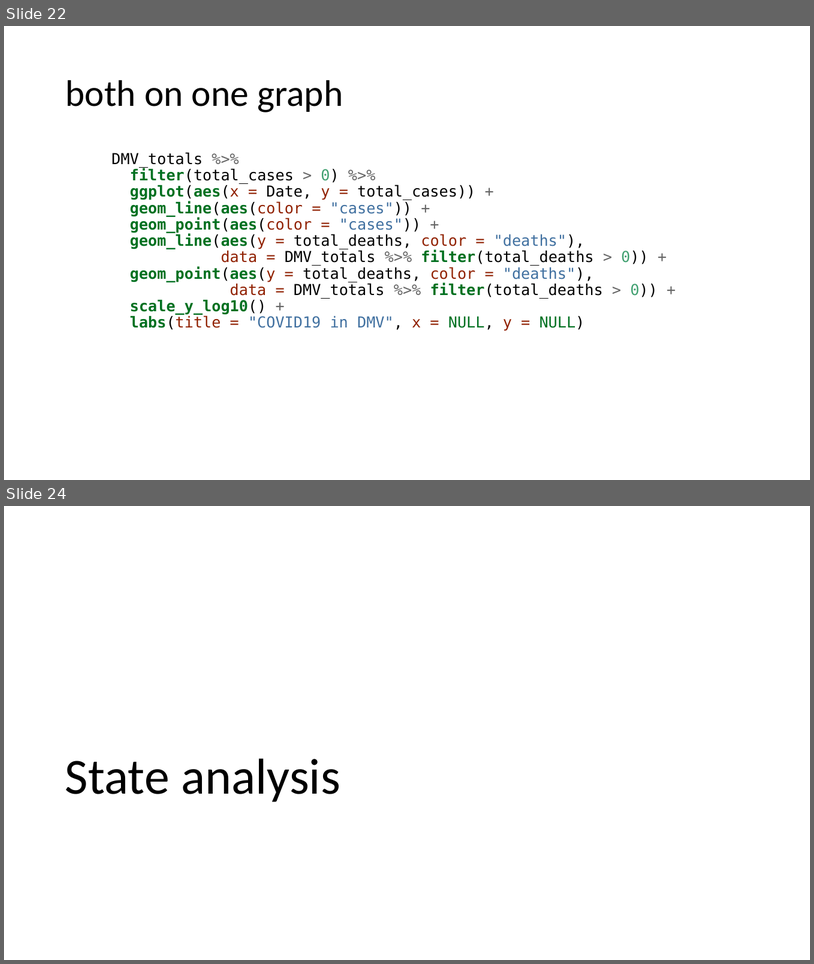
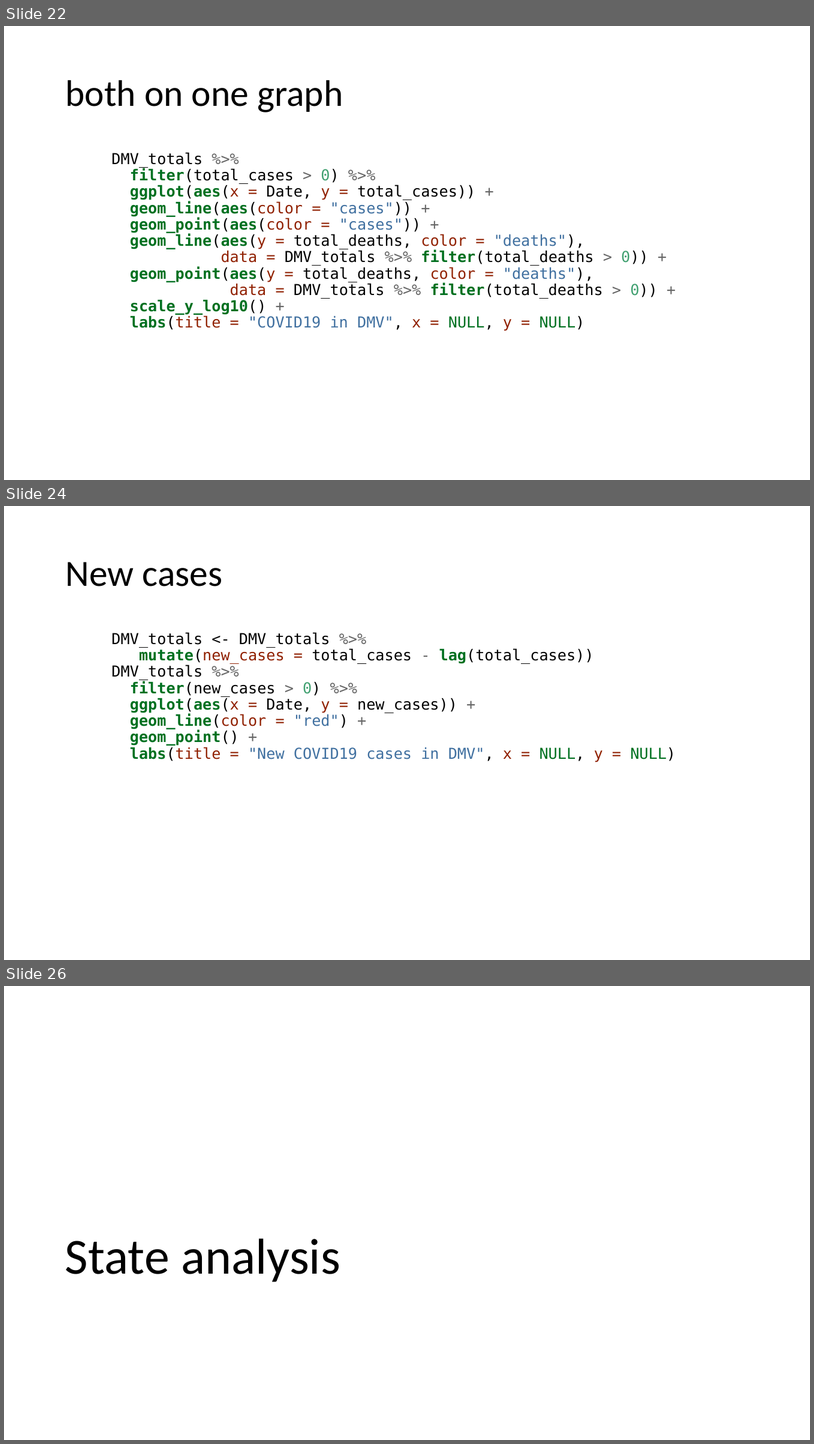
Before and after one commit to JaneWall/COVID19, a slide deck: COVID19_no_nytimes.pptx. Shown one above the other, each under a label of ours: slides 22 and 24 before the commit, slides 22, 24 and 26 after it; the slides between them are not shown. The pictures are 814x964 and 814x1444 pixels, drawn with LibreOffice and Linux fonts; fonts in the diff are those of the drawing. Boxes give left, top, right and bottom in pixels: in the first picture for what was removed or moved away, otherwise in the second. Text is boxed around its words. In the diff, an @@ line names an element or a change of style, - is before the commit and + after.

Commit message:
updated files added - includes new cases graph

```diff
--- a/COVID19_no_nytimes.pptx
+++ b/COVID19_no_nytimes.pptx
@@ slide 24 added at (4, 506, 810, 960), background #FFFFFF @@
@@ title added at (65, 562, 222, 586), 44 pt, text #000000 @@
+New cases
@@ text added at (111, 632, 676, 762), 18 pt, text #000000 @@
+DMV_totals <- DMV_totals %>%
+mutate(new_cases = total_cases - lag(total_cases))
+DMV_totals %>%
+filter(new_cases > 0) %>%
+ggplot(aes(x = Date, y = new_cases)) +
+geom_line(color = "red") +
+geom_point() +
+labs(title = "New COVID19 cases in DMV", x = NULL, y = NULL)
@@ what was slide 24 is now slide 26 @@
```
Also in this commit, not shown: 13 slides changed, 1 other slide added, 3 other files.
